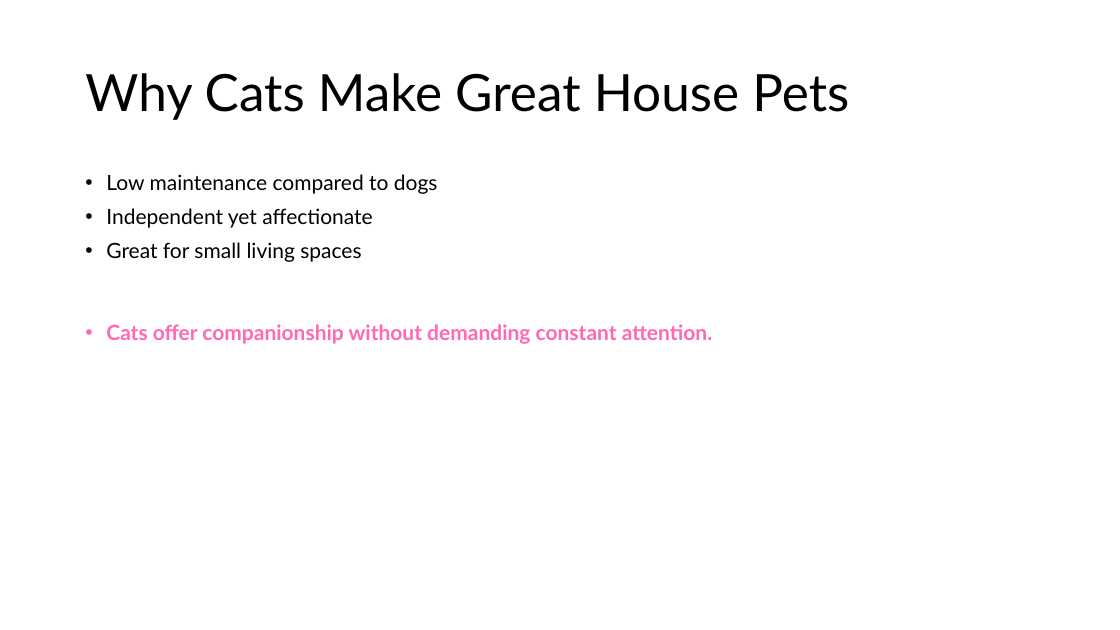
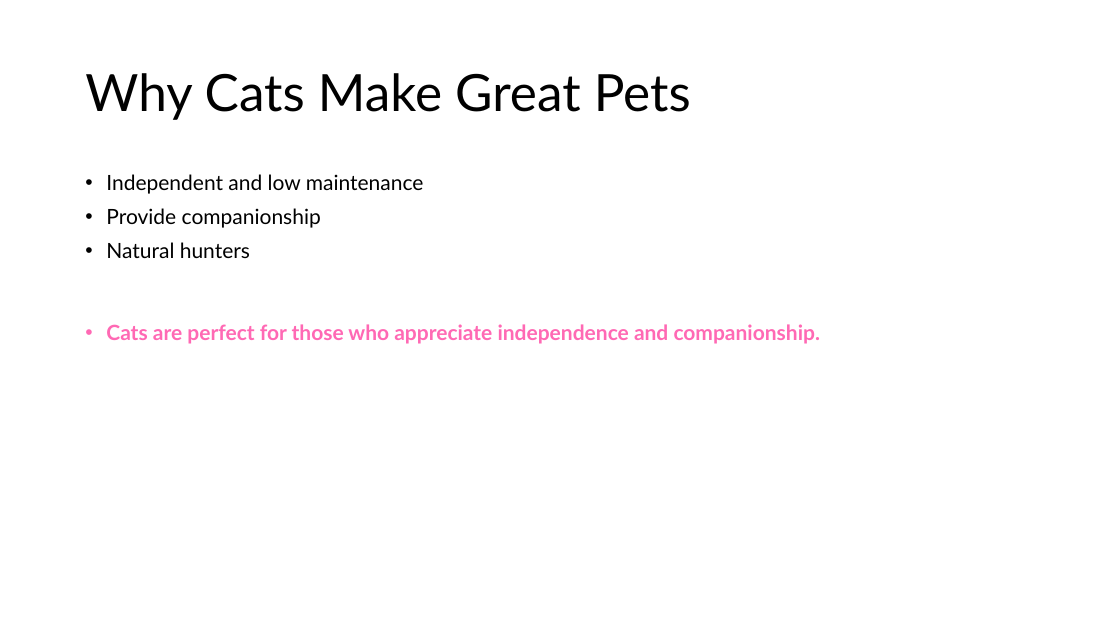
Before and after one commit to drubaga/SlideAI, a slide deck: slide 3 of output/The_Benefits_of_Having_Cats_at_Home.pptx. Drawn at 1120x630 pixels with LibreOffice and Linux fonts; fonts in the diff are those of the drawing. Boxes give left, top, right and bottom in pixels: in the first picture for what was removed or moved away, otherwise in the second. Text is boxed around its words. In the diff, an @@ line names an element or a change of style, - is before the commit and + after.

```diff
--- a/output/The_Benefits_of_Having_Cats_at_Home.pptx
+++ b/output/The_Benefits_of_Having_Cats_at_Home.pptx
@@ title at [85,73,691,120]: text changed @@
-Why Cats Make Great House Pets
+Why Cats Make Great Pets
@@ text at [106,174,820,344]: text changed; text colour #000000 to #FF69B4; bold on @@
-• Low maintenance compared to dogs
-• Independent yet affectionate
-• Great for small living spaces
-• Cats offer companionship without demanding constant attention.
+• Independent and low maintenance
+• Provide companionship
+• Natural hunters
+• Cats are perfect for those who appreciate independence and companionship.
```
Also in this commit, not shown: 9 other slides changed, 1 slide added, 1 slide removed, 2 other files.
